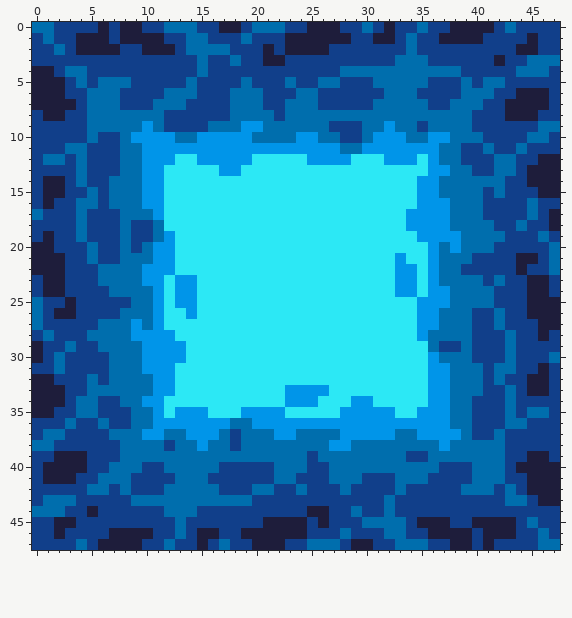
One commit to this pixel-art sprite: Assets/Sprites/TilesetVesions/Water.png. Above: the version before the commit.
The file is 48x48 pixels.
After the commit:
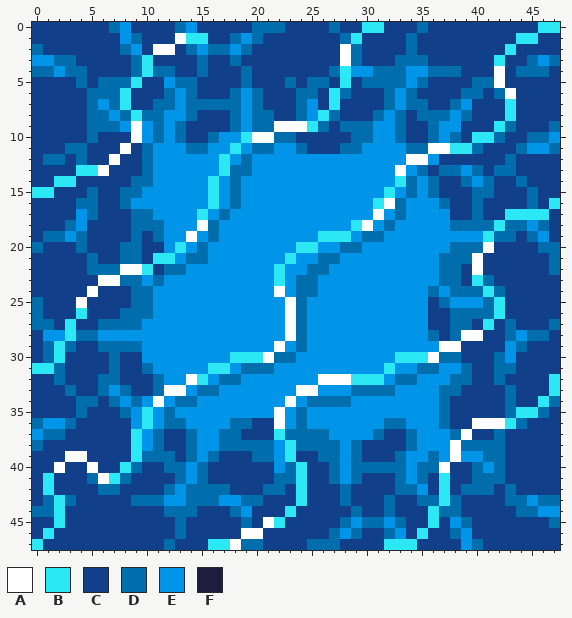
Palette (. is transparent): A #ffffff  B #2ce8f5  C #113f8a  D #006ead  E #0095e9  F #1e1d3b
Diff:
Changed rows in their new state; - is an unchanged pixel.
first column x 0:
 0 CC----CDEC--C-E--CC------CCD--BBC-----CCCC-C--BB
 1 -C--CCC-EDCC-ABB--DED--CCCCCDB-CC----CCCC---BB--
 2 D-C-CCCCDECAA--E--ED-C-CCCC-AD-------------BCC--
 3 EEDD-----DB----------CC-----AD------------B---E-
 4 DDE------DBDD------D-------DBEE---EE------A-----
 5 CCC------B--ED-----------D-CB-D---E----CD-A-----
 6 CCC-----B----E-----E-------BD----E-------CDACCC-
 7 CCCC--E-B----EDDDD-E---C-E-B---C-E-----EC--BCCC-
 8 -CC----E-B--EED----E---C-EB-CCC-E-C---E----BCC--
 9 --------EA--ED--CC--D-AAAB--DD-E--C--EEC--BD--C-
10 --------CA-D--CCD--BAA--CCCC-D---DCCD--CBBD----E
11 --------ACD---DD--B-DD--DCCC------DDAABBDC---EED
12 -------ACCD--EE--B-DEEEEE----EEE--AA-CC---C---CC
13 ----BBA-CCD-EEEEEBDDEEEEEEEEEEEEEAEDCD-ED----CCC
14 -CBBC--CC-D-EEEE-EDEEEEEEEEEEEEEE-D-DCC-E-C-DCCC
15 BBC----C----EEEE-EDEEEEEEEEEEEEE-ED-DCCC-DC--DCC
16 -C-----C-E--EEEE-EDEEEEEEEEEEEE-ADE--DCC-------B
17 C---ED--C---EEE-EDEEEEEEEEEEEEEAED----CC---BBBBC
18 ---DE---CDD-EEEADEEEEEEEEEEEE-AEDE--------BD-EDC
19 -DDE----CD---EAEDEEEEEEEEE---EDDEEE----EEB-D-DE-
20 DC--DC---DCC--EDEEEEEEEE--EEDDEEEEEE-ED--A----D-
21 CCC-------CBBEDDEEEEEEE-EEDDEEEEE-EE----A---CC--
22 CCC--D--AABCDDEEEEEEEE-EEDDEEEEEE--E----A---C---
23 -CC---AA---DE--EEEEEEE-EDDEEEEEEE--E---CBDC--CC-
24 -CC--A-CC---E--EEEEEEEAEDDEEEEEEE--ED----BD--CC-
25 ---CA-------E--EEEEEEEEADEEEEEEEEEE-CDEEE-B--CCC
26 --CCB-------EE-EEEEEEEEADEEEEEEEEEE-CC--DDB--CCC
27 -D-B-----DE-EEEEEEEEEEEADEEEEEEEEEE-CC---BCD--CD
28 -EEBD-EEE----EEEEEEEEEEADEEEEEEEEEE--C-AA---EDD-
29 CDB-----------EEEEEEEEAEDEEEEEEEEEEEEAAC---ED---
30 CDB-----CC----EEEE---ADDEEEEEEEEE---A--C--DE---C
31 BB------CCD--EEE--EDDDEEEEEEEEEE-EEDD-E-C-----C-
32 CCD--CD-CCCD-EA-EDDEEEEEEEAAA---EDDE----C----CCB
33 CCCD-C-E-CCDAAEDDEEEEEE-AA-EEDDDDEEE-D-CC----CCB
34 CCC----DE--AEDDEEEEEEEEA-DDDD--EEEEE-DCC------BD
35 CC---C--DEB-D---EEE---AEDEEE-----EE--DCC----BB--
36 DEE---C--EB-DD------CCA-D-------DD---DCCAAAB----
37 E------CCB-DCCD---DCCCBD---E---DCC----DA--------
38 -C------CBE--C--E-D---EB---D--CCCC-EE-A---------
39 --CAA---CB---C-E-CCC--EBC---E-CCC-EE-EAEE----CC-
40 -CACCA-CB-----E-C-----E-B---E-----E--A---E--CCCC
41 -BCC-DAB------E---------B---E-----E--B-------CCC
42 -B---C-DC----E---D--C-D-B---------DE-B-------CCC
43 --B---------EE---EE-D---B---D------DDBD------EDD
44 --B--C------------DE---B-CC---------BDD-----DDEE
45 --BC---------------D-ABCC-C-DE--E--CBCEDCCCC-C-D
46 -BC----CCCC----CC--AACCCC--DED---E-BCCDE-CCC--C-
47 B---C-CCCC-----CBBADDCC------CC-BBBC--CEDC----CC
Pixel boxes of the changes (left, top, right, bottom) in both pictures:
changed: (32, 22, 560, 550)
